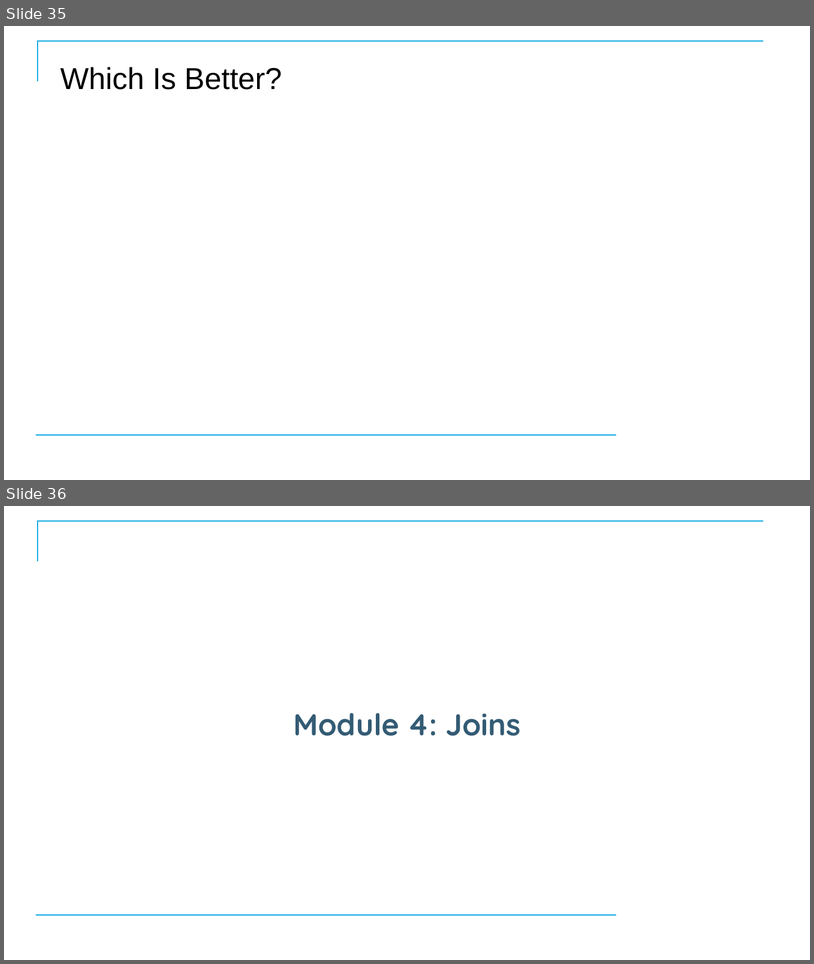
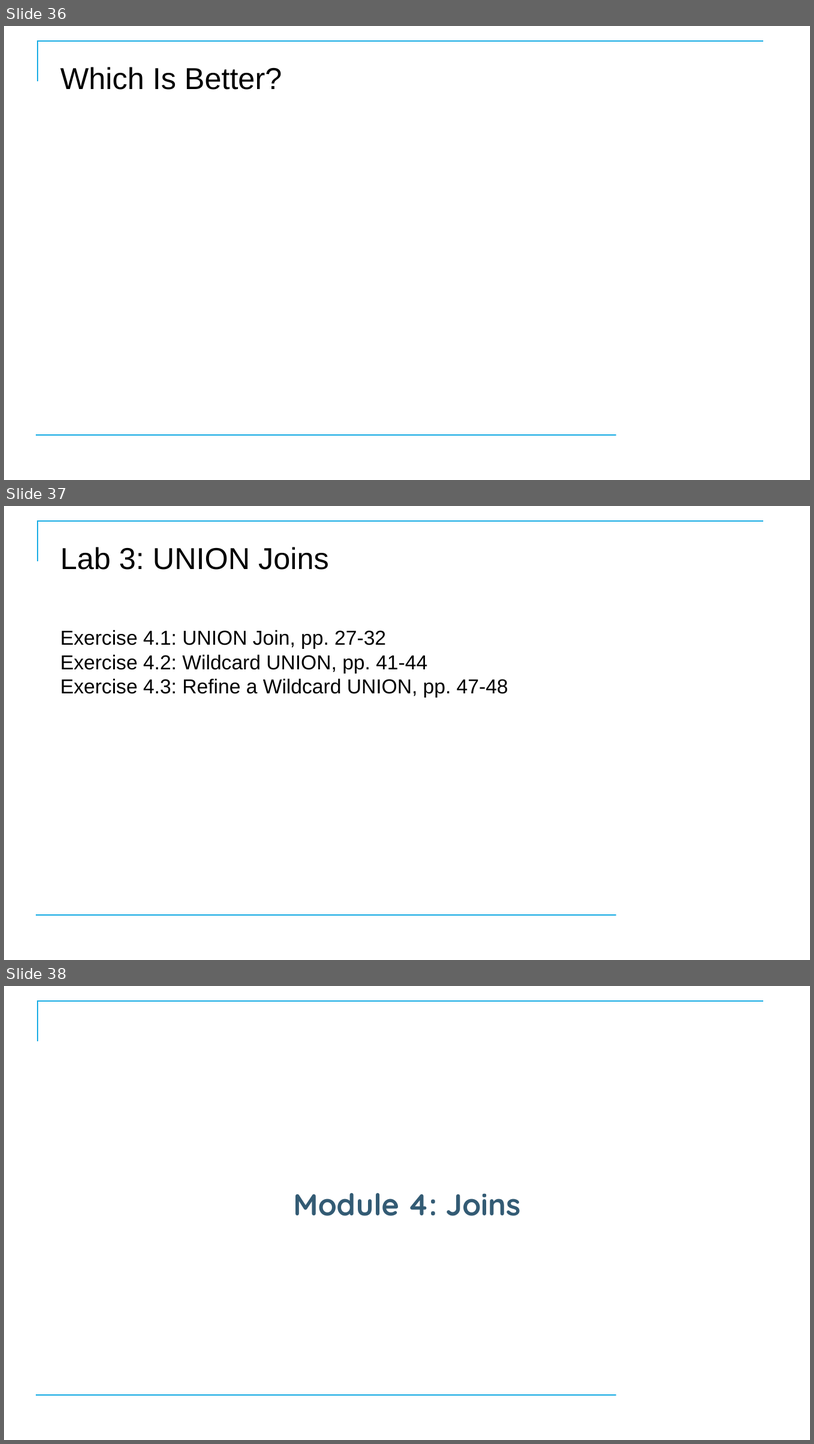
Before and after one commit to CostelloTechnicalConsulting/XTBP10---Tableau-Prep-Introduction, a slide deck: ppt/TableauPrepBuilderIntroV1_1.pptx. Shown one above the other, each under a label of ours: slides 35 and 36 before the commit, slides 36, 37 and 38 after it. The pictures are 814x964 and 814x1444 pixels, drawn with LibreOffice and Linux fonts; fonts in the diff are those of the drawing; background and template pictures are left out. Boxes give left, top, right and bottom in pixels: in the first picture for what was removed or moved away, otherwise in the second. Text is boxed around its words. In the diff, an @@ line names an element or a change of style, - is before the commit and + after.

```diff
--- a/ppt/TableauPrepBuilderIntroV1_1.pptx
+++ b/ppt/TableauPrepBuilderIntroV1_1.pptx
@@ slide 37 added at (4,506,810,960), background #FFFFFF; not listed: 2 template elements that a slide beside it also shows @@
@@ title added at (60,547,329,570), 36 pt, text #000000 @@
+Lab 3: UNION Joins
@@ subtitle added at (60,630,509,697), 24 pt, text #000000 @@
+Exercise 4.1: UNION Join, pp. 27-32
+Exercise 4.2: Wildcard UNION, pp. 41-44
+Exercise 4.3: Refine a Wildcard UNION, pp. 47-48
@@ what was slide 35 is now slide 36 @@
@@ what was slide 36 is now slide 38 @@
```
Also in this commit, not shown: 2 slides changed, 3 other slides added, 2 slides removed.
